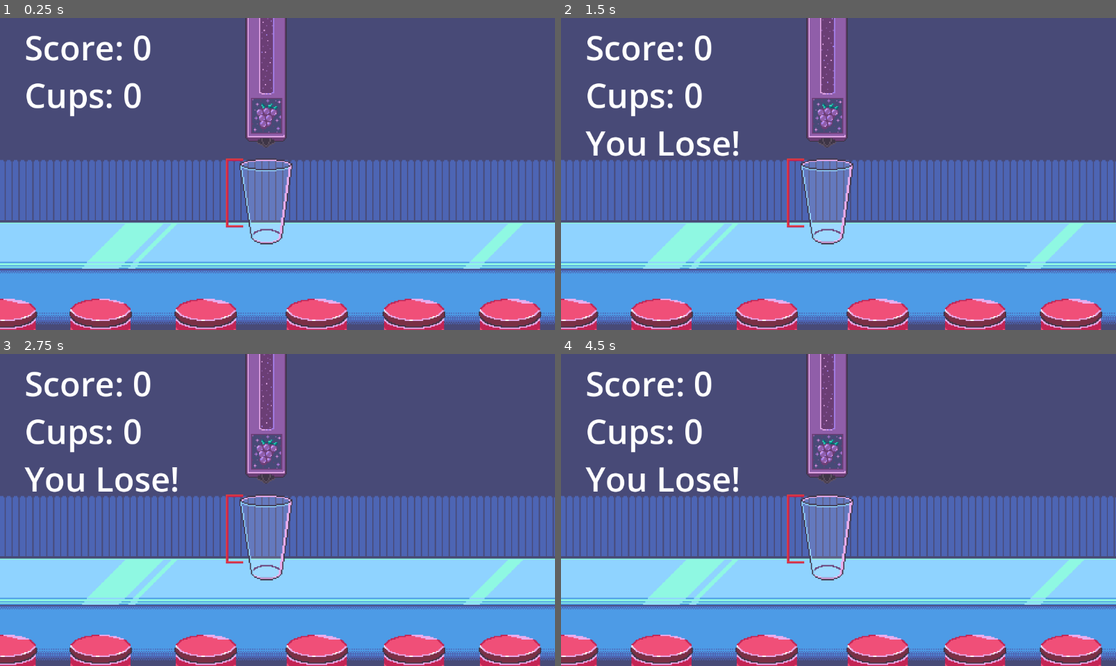
Above: before the commit, frames 1-4 (two rows, left to right).
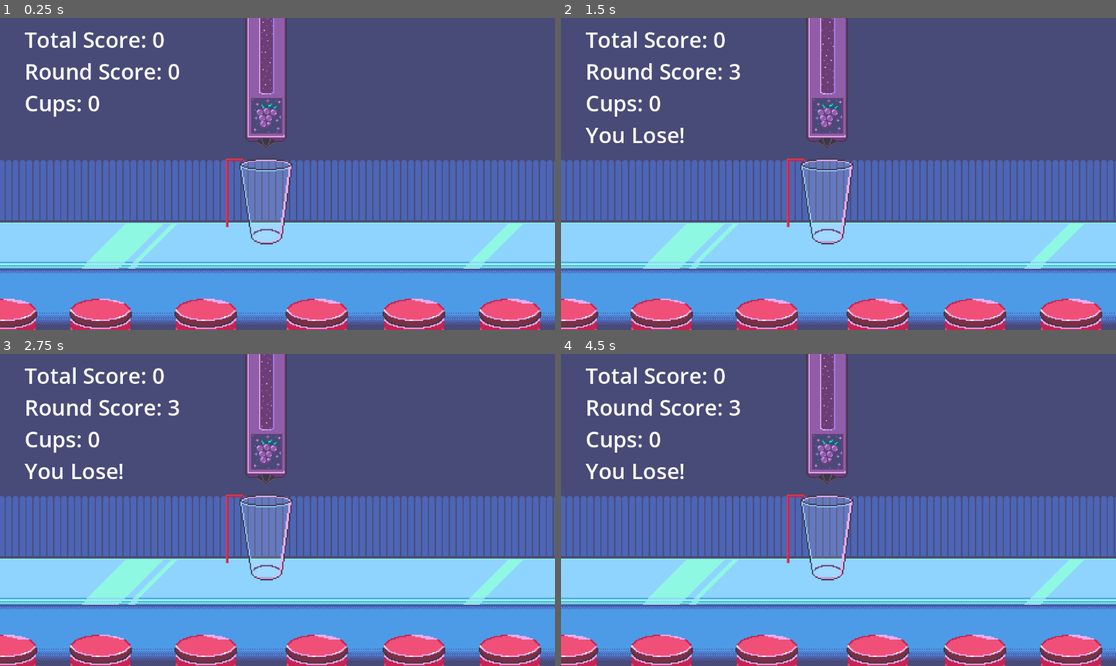
Above: after the commit, the same moments.

Repository: chaseman2505/CasualGameDev
Game: Godot game, scene res://game.tscn
Same seed, same stepped clock (60 frames per second), same inputs: the game is played once before the commit and once after it.
Inputs (mouse positions are in pixels of both pictures, inside the frame that each line leads up to):
- Up to frame 1 (0.25 s): no input
- Up to frame 2 (1.5 s): move the mouse to (960, 158) at 0.52 s; click (960, 158) at 0.67 s; move the mouse to (727, 189) at 1.27 s; click (727, 189) at 1.42 s
- Up to frame 3 (2.75 s): move the mouse to (333, 441) at 2.02 s; click (333, 441) at 2.17 s
- Up to frame 4 (4.5 s): move the mouse to (810, 572) at 2.77 s; click (810, 572) at 2.92 s; move the mouse to (1005, 556) at 3.52 s; click (1005, 556) at 3.67 s; move the mouse to (672, 463) at 4.27 s; click (672, 463) at 4.42 s

The runs differ from the first frame. In frame 1, 2.3% of the frame differs, in the area x 4-44%, y 4-68%; in frame 2, 3.3%; in frame 3, 3.3%; in frame 4, 3.3%.

Commit message:
Updated Scoring

Diff:
--- a/SodaSplash/soda-splash/GameManager.gd
+++ b/SodaSplash/soda-splash/GameManager.gd
@@ -9,12 +9,16 @@
 @onready var overflowSound = get_node("Sounds/OverflowSound")
 @onready var goodPourSound = get_node("Sounds/GoodPourSound")
 @onready var pourSound = get_node("Sounds/PourSound")
-var finishedPouring = false
-var overflowing = false
-var minLevelStart = 20
-var minLevel = minLevelStart
+
+const PERFECTBONUS = 50
+const GREATBONUS = 25
+const GOODBONUS = 10
+const MINLEVELSTART = 20
+
+var minLevel = MINLEVELSTART
 var score = 0
 var cups = 0
+var finishedPouring = false
 
 # Called when the node enters the scene tree for the first time.
 func _ready() -> void:
@@ -26,6 +30,7 @@
 	if Input.is_mouse_button_pressed(MOUSE_BUTTON_LEFT) and finishedPouring == false and cup.value <= 100:
 		cup.value += 50 * delta
 		pourSound.play()
+		scoreLabel.text = "Total Score: " + str(int(score)) + " + " + str(int(cup.value)) + "\nRound Score: " + str(int(cup.value)) + "\nCups: " + str(cups)
 		if cup.value > 100:
 			Lose()
 			overflowSound.play()
@@ -42,31 +47,39 @@
 
 func Lose():
 	loseSound.play()
-	scoreLabel.text = "Score: " + str(int(score)) + "\nCups: " + str(cups) + "\nYou Lose!"
+	scoreLabel.text = "Total Score: " + str(int(score)) + "\nRound Score: " + str(int(cup.value)) + "\nCups: " + str(cups) + "\nYou Lose!"
 	score = 0
 	cups = 0
-	minLevel = minLevelStart
+	minLevel = MINLEVELSTART
 
 func Reset():
 	resetSound.play()
-	scoreLabel.text = "Score: " + str(int(score)) + "\nCups: " + str(cups)
 	cup.value = 0
+	scoreLabel.text = "Total Score: " + str(int(score)) + "\nRound Score: " + str(int(cup.value)) + "\nCups: " + str(cups)
 	fillIndicatorTop.value = 100 - minLevel
 	fillIndicatorBottom.position.y = cup.size.y - (minLevel * 0.01 * cup.size.y) - 219
 	finishedPouring = false
 
 func MeasureFill():
 	finishedPouring = true
-	#if you poured enough to go to the next lexel
-	if cup.value <= 100 and cup.value >= minLevel:
+	#if you didn't pour enough to go to the next lexel
+	if cup.value < minLevel:
+		Lose()
+	else:
 		goodPourSound.play()
+		if minLevel < 90:
+			minLevel += 10
 		cups += 1
 		score += cup.value
-		scoreLabel.text = "Score: " + str(int(score)) + "\nCups: " + str(cups)
-		if minLevel < 95:
-			minLevel += 10
-		elif minLevel < 99:
-			minLevel += 1
-	#if you poured too little
-	elif cup.value <= 100:
-			Lose()
+
+		if cup.value > 98:
+			score += PERFECTBONUS
+			scoreLabel.text = "Total Score: " + str(int(score)) + "\nRound Score: " + str(int(cup.value) + PERFECTBONUS) + "\nCups: " + str(cups) + "\nPerfect +" + str(PERFECTBONUS)
+		elif cup.value > 95:
+			score += GREATBONUS
+			scoreLabel.text = "Total Score: " + str(int(score)) + "\nRound Score: " + str(int(cup.value) + GREATBONUS) + "\nCups: " + str(cups) + "\nGreat +" + str(GREATBONUS)
+		elif cup.value > 90:
+			score += GOODBONUS
+			scoreLabel.text = "Total Score: " + str(int(score)) + "\nRound Score: " + str(int(cup.value) + GOODBONUS) + "\nCups: " + str(cups) + "\nGood +" + str(GOODBONUS)
+		else:
+			scoreLabel.text = "Total Score: " + str(int(score)) + "\nRound Score: " + str(int(cup.value)) + "\nCups: " + str(cups) + "\nOkay"
--- a/SodaSplash/soda-splash/game.tscn
+++ b/SodaSplash/soda-splash/game.tscn
@@ -10,24 +10,27 @@
 [ext_resource type="Texture2D" uid="uid://dla3jtnpvrrgv" path="res://Animations/SodaFountainAnimation.tres" id="8_j5wjh"]
 
 [sub_resource type="LabelSettings" id="LabelSettings_eow3j"]
-font_size = 70
+font_size = 45
 
 [node name="Game" type="Node2D" unique_id=1545970806]
 script = ExtResource("1_eow3j")
+
+[node name="Sounds" type="Node2D" parent="." unique_id=1338748873]
+
+[node name="LoseSound" type="AudioStreamPlayer" parent="Sounds" unique_id=1813190963]
+
+[node name="ResetSound" type="AudioStreamPlayer" parent="Sounds" unique_id=1526728869]
+
+[node name="OverflowSound" type="AudioStreamPlayer" parent="Sounds" unique_id=726323803]
+
+[node name="GoodPourSound" type="AudioStreamPlayer" parent="Sounds" unique_id=1093509453]
+
+[node name="PourSound" type="AudioStreamPlayer" parent="Sounds" unique_id=790345443]
 
 [node name="GameBackground" type="Sprite2D" parent="." unique_id=1566850607]
 position = Vector2(576, 324)
 scale = Vector2(0.4, 0.4)
 texture = ExtResource("1_fc0e3")
-
-[node name="ScoreLabel" type="Label" parent="." unique_id=931768211]
-offset_left = 51.0
-offset_top = 13.0
-offset_right = 315.0
-offset_bottom = 208.0
-text = "Score: 0
-Cups: 0"
-label_settings = SubResource("LabelSettings_eow3j")
 
 [node name="Cup" type="TextureProgressBar" parent="." unique_id=772956327]
 offset_left = 496.99997
@@ -36,7 +39,6 @@
 offset_bottom = 736.0
 scale = Vector2(0.4, 0.4)
 step = 0.0
-value = 100.0
 allow_greater = true
 fill_mode = 3
 texture_under = ExtResource("2_7jktm")
@@ -54,6 +56,7 @@
 texture_progress = ExtResource("5_ryrav")
 
 [node name="FillIndicatorBottom" type="Sprite2D" parent="Cup/FillIndicatorTop" unique_id=514620144]
+visible = false
 position = Vector2(45, 225)
 scale = Vector2(0.99999994, 0.99999994)
 texture = ExtResource("6_eow3j")
@@ -62,14 +65,11 @@
 position = Vector2(138, -405)
 texture = ExtResource("8_j5wjh")
 
-[node name="Sounds" type="Node2D" parent="." unique_id=1338748873]
-
-[node name="LoseSound" type="AudioStreamPlayer" parent="Sounds" unique_id=1813190963]
-
-[node name="ResetSound" type="AudioStreamPlayer" parent="Sounds" unique_id=1526728869]
-
-[node name="OverflowSound" type="AudioStreamPlayer" parent="Sounds" unique_id=726323803]
-
-[node name="GoodPourSound" type="AudioStreamPlayer" parent="Sounds" unique_id=1093509453]
-
-[node name="PourSound" type="AudioStreamPlayer" parent="Sounds" unique_id=790345443]
+[node name="ScoreLabel" type="Label" parent="." unique_id=931768211]
+offset_left = 51.0
+offset_top = 13.0
+offset_right = 315.0
+offset_bottom = 208.0
+text = "Score: 0
+Cups: 0"
+label_settings = SubResource("LabelSettings_eow3j")
Not shown, removed: SodaSplash/soda-splash/export_presets.cfg
